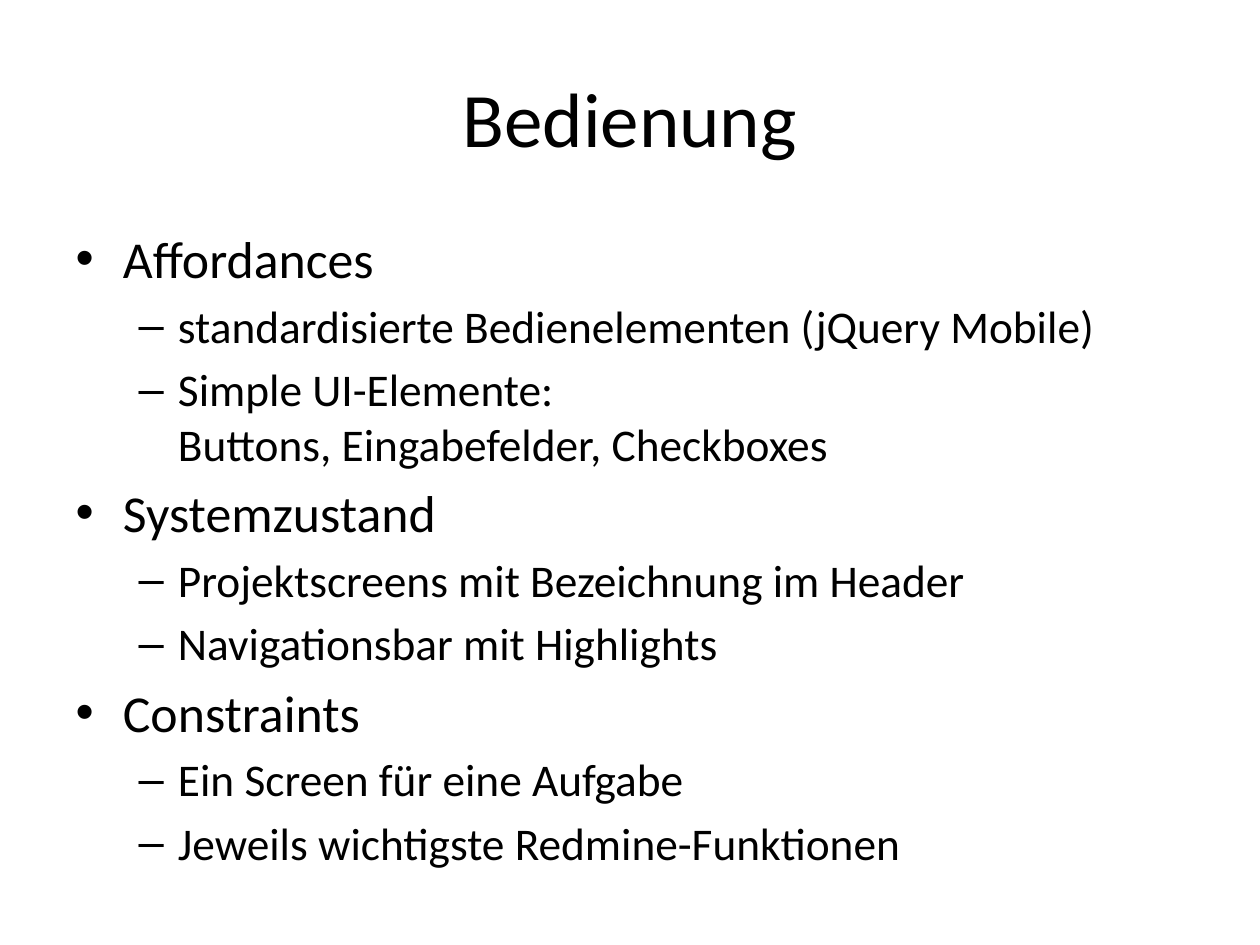
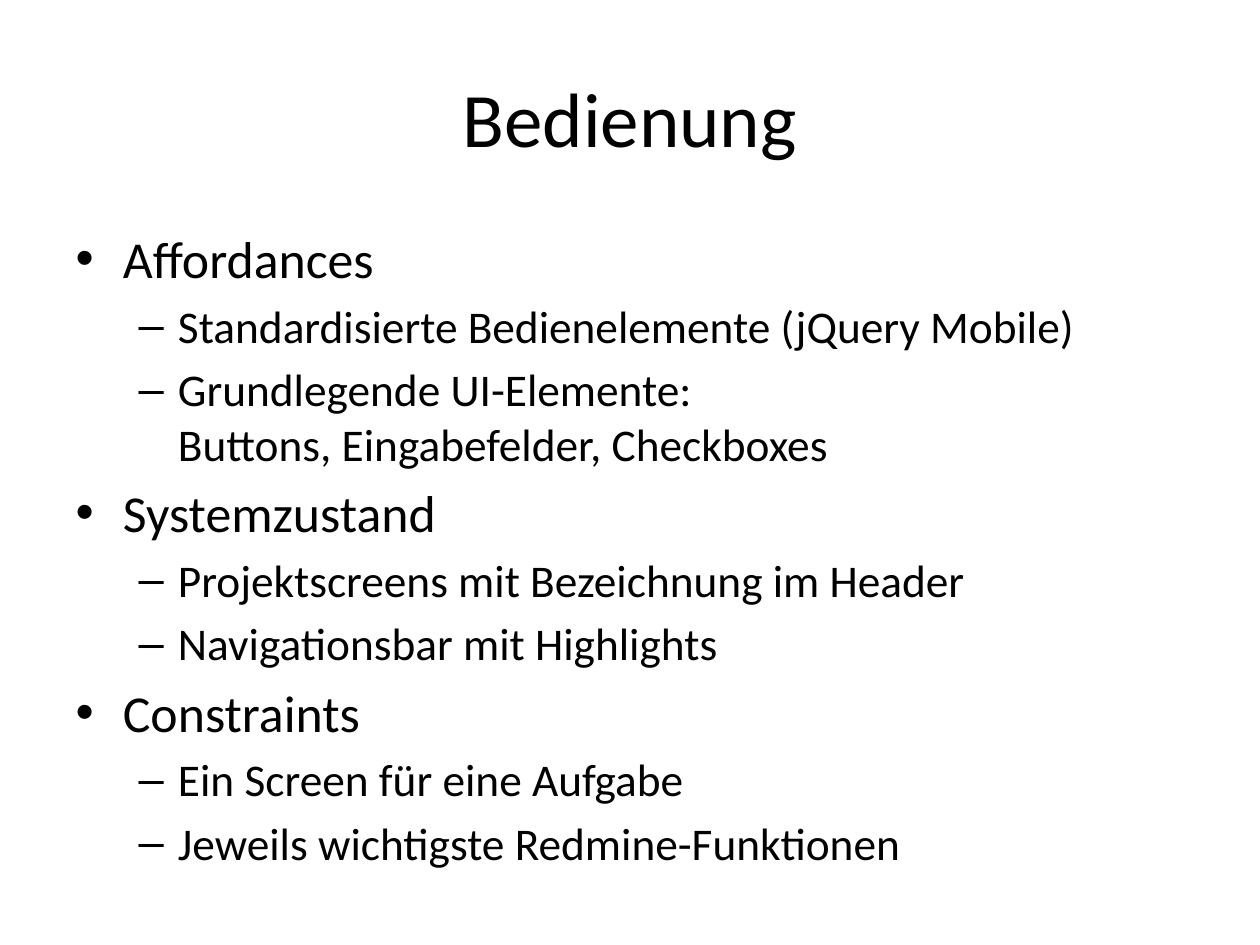
Before and after one commit to sebastianlay/redmine-mobile, a slide deck: slide 5 of presentation/RedmineMobile_Kriterien.pptx. Drawn at 1260x945 pixels with LibreOffice and Linux fonts; fonts in the diff are those of the drawing. Boxes give left, top, right and bottom in pixels: in the first picture for what was removed or moved away, otherwise in the second. Text is boxed around its words. In the diff, an @@ line names an element or a change of style, - is before the commit and + after.

```diff
--- a/presentation/RedmineMobile_Kriterien.pptx
+++ b/presentation/RedmineMobile_Kriterien.pptx
@@ text at (178,310,1074,469): text changed @@
-  – standardisierte Bedienelementen (jQuery Mobile)
-  – Simple UI-Elemente:
-    Buttons, Eingabefelder, Checkboxes
+  – Standardisierte Bedienelemente (jQuery Mobile)
+  – Grundlegende UI-Elemente:
+    Buttons, Eingabefelder, Checkboxes
```
Also in this commit, not shown: 4 other slides changed.
